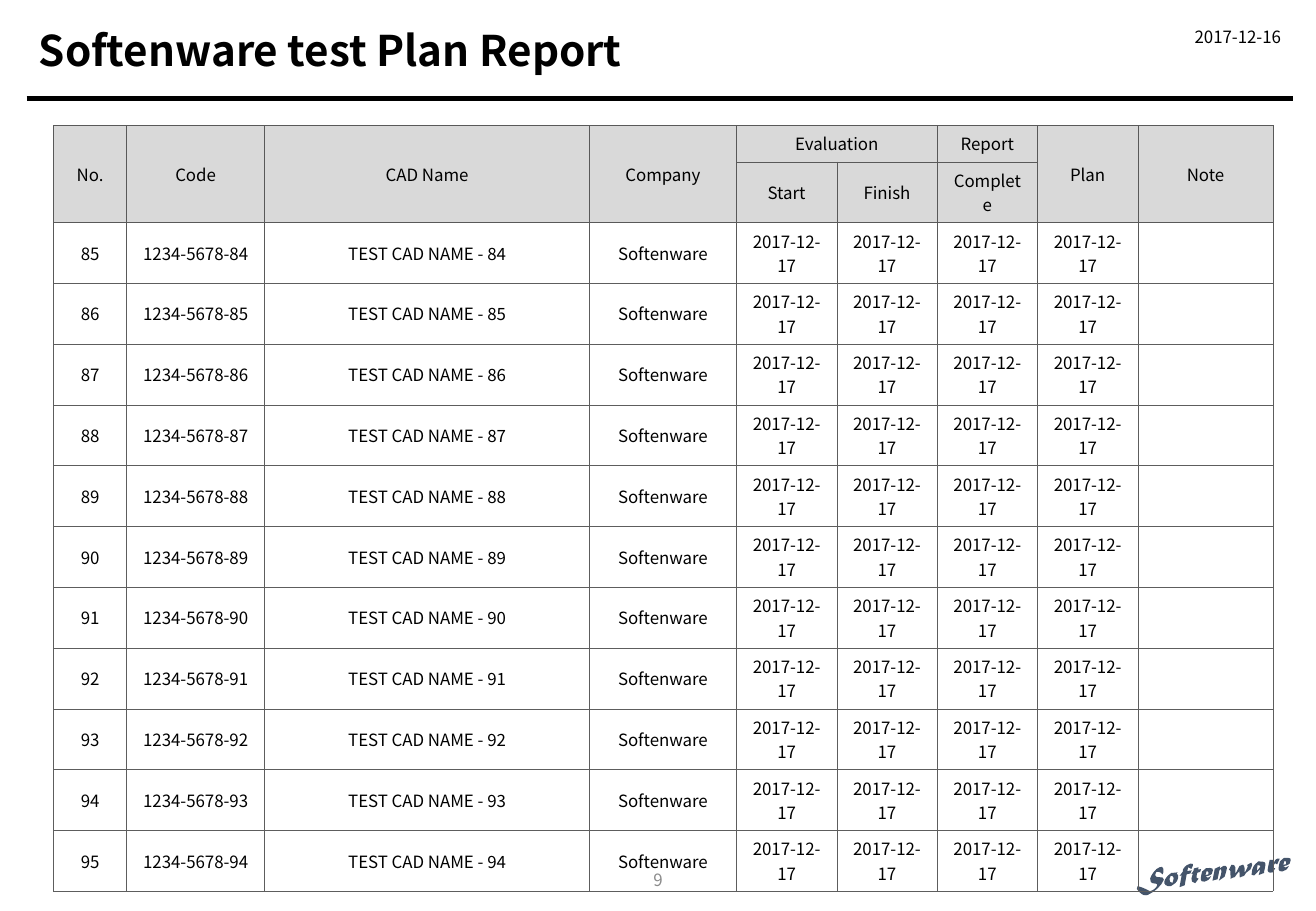
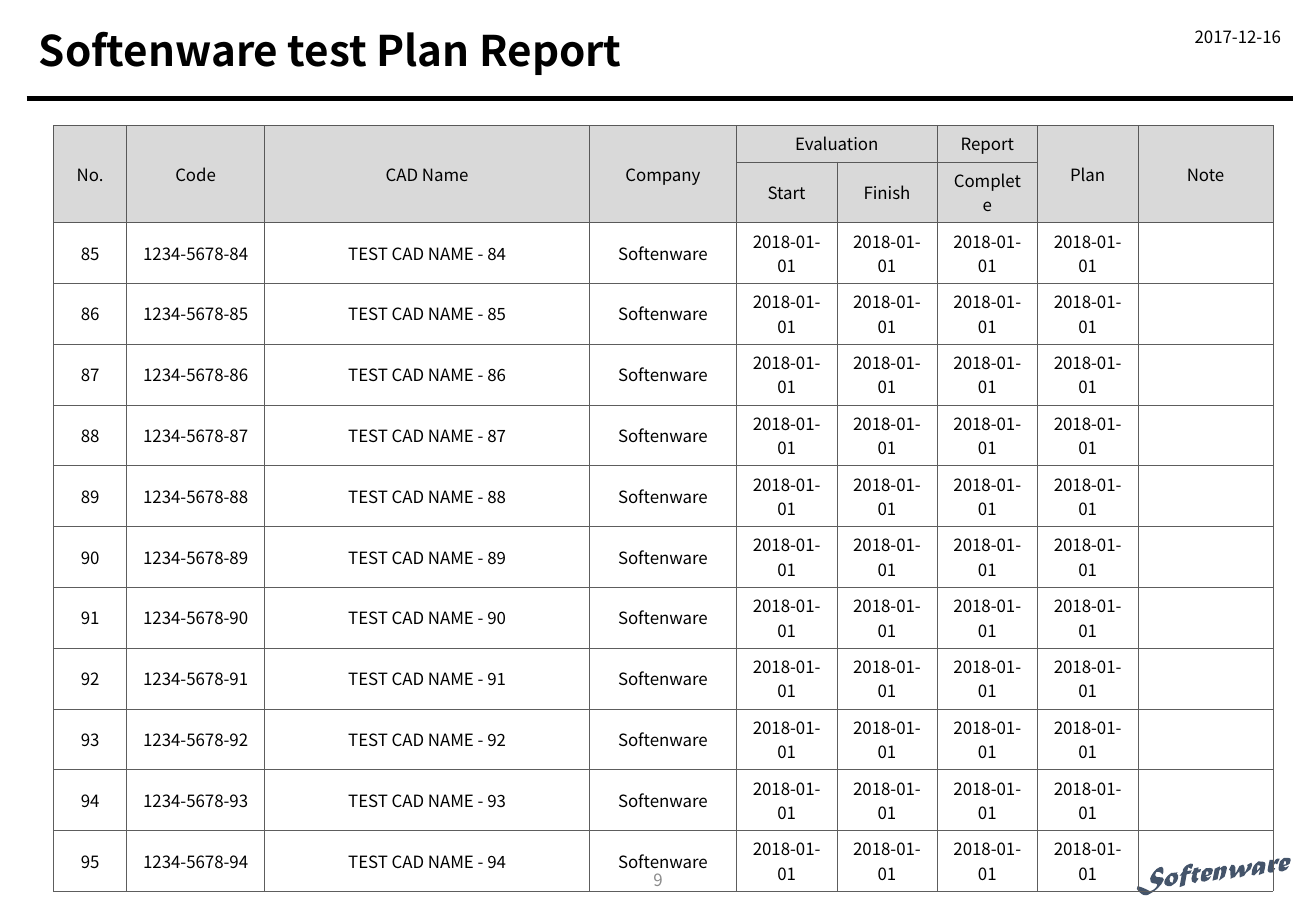
Before and after one commit to ksc0524/SoftenReporterSamples, a slide deck: slide 9 of SoftenReporterSamples/samples/result/Report-Result-fromBasicSample.pptx. Drawn at 1316x911 pixels with LibreOffice and Linux fonts; fonts in the diff are those of the drawing. Boxes give left, top, right and bottom in pixels: in the first picture for what was removed or moved away, otherwise in the second. Text is boxed around its words. In the diff, an @@ line names an element or a change of style, - is before the commit and + after.

```diff
--- a/SoftenReporterSamples/samples/result/Report-Result-fromBasicSample.pptx
+++ b/SoftenReporterSamples/samples/result/Report-Result-fromBasicSample.pptx
@@ table at bbox=[53, 125, 1276, 884] @@
-row 3: 85 | 1234-5678-84 | TEST CAD NAME - 84 | Softenware | 2017-12-17 | 2017-12-17 | 2017-12-17 | 2017-12-17 | 
+row 3: 85 | 1234-5678-84 | TEST CAD NAME - 84 | Softenware | 2018-01-01 | 2018-01-01 | 2018-01-01 | 2018-01-01 | 
-row 4: 86 | 1234-5678-85 | TEST CAD NAME - 85 | Softenware | 2017-12-17 | 2017-12-17 | 2017-12-17 | 2017-12-17 | 
+row 4: 86 | 1234-5678-85 | TEST CAD NAME - 85 | Softenware | 2018-01-01 | 2018-01-01 | 2018-01-01 | 2018-01-01 | 
-row 5: 87 | 1234-5678-86 | TEST CAD NAME - 86 | Softenware | 2017-12-17 | 2017-12-17 | 2017-12-17 | 2017-12-17 | 
+row 5: 87 | 1234-5678-86 | TEST CAD NAME - 86 | Softenware | 2018-01-01 | 2018-01-01 | 2018-01-01 | 2018-01-01 | 
-row 6: 88 | 1234-5678-87 | TEST CAD NAME - 87 | Softenware | 2017-12-17 | 2017-12-17 | 2017-12-17 | 2017-12-17 | 
+row 6: 88 | 1234-5678-87 | TEST CAD NAME - 87 | Softenware | 2018-01-01 | 2018-01-01 | 2018-01-01 | 2018-01-01 | 
-row 7: 89 | 1234-5678-88 | TEST CAD NAME - 88 | Softenware | 2017-12-17 | 2017-12-17 | 2017-12-17 | 2017-12-17 | 
+row 7: 89 | 1234-5678-88 | TEST CAD NAME - 88 | Softenware | 2018-01-01 | 2018-01-01 | 2018-01-01 | 2018-01-01 | 
-row 8: 90 | 1234-5678-89 | TEST CAD NAME - 89 | Softenware | 2017-12-17 | 2017-12-17 | 2017-12-17 | 2017-12-17 | 
+row 8: 90 | 1234-5678-89 | TEST CAD NAME - 89 | Softenware | 2018-01-01 | 2018-01-01 | 2018-01-01 | 2018-01-01 | 
-row 9: 91 | 1234-5678-90 | TEST CAD NAME - 90 | Softenware | 2017-12-17 | 2017-12-17 | 2017-12-17 | 2017-12-17 | 
+row 9: 91 | 1234-5678-90 | TEST CAD NAME - 90 | Softenware | 2018-01-01 | 2018-01-01 | 2018-01-01 | 2018-01-01 | 
-row 10: 92 | 1234-5678-91 | TEST CAD NAME - 91 | Softenware | 2017-12-17 | 2017-12-17 | 2017-12-17 | 2017-12-17 | 
+row 10: 92 | 1234-5678-91 | TEST CAD NAME - 91 | Softenware | 2018-01-01 | 2018-01-01 | 2018-01-01 | 2018-01-01 | 
-row 11: 93 | 1234-5678-92 | TEST CAD NAME - 92 | Softenware | 2017-12-17 | 2017-12-17 | 2017-12-17 | 2017-12-17 | 
+row 11: 93 | 1234-5678-92 | TEST CAD NAME - 92 | Softenware | 2018-01-01 | 2018-01-01 | 2018-01-01 | 2018-01-01 | 
-row 12: 94 | 1234-5678-93 | TEST CAD NAME - 93 | Softenware | 2017-12-17 | 2017-12-17 | 2017-12-17 | 2017-12-17 | 
+row 12: 94 | 1234-5678-93 | TEST CAD NAME - 93 | Softenware | 2018-01-01 | 2018-01-01 | 2018-01-01 | 2018-01-01 | 
-row 13: 95 | 1234-5678-94 | TEST CAD NAME - 94 | Softenware | 2017-12-17 | 2017-12-17 | 2017-12-17 | 2017-12-17 | 
+row 13: 95 | 1234-5678-94 | TEST CAD NAME - 94 | Softenware | 2018-01-01 | 2018-01-01 | 2018-01-01 | 2018-01-01 | 
```
Also in this commit, not shown: 10 other slides changed, 9 other files.
